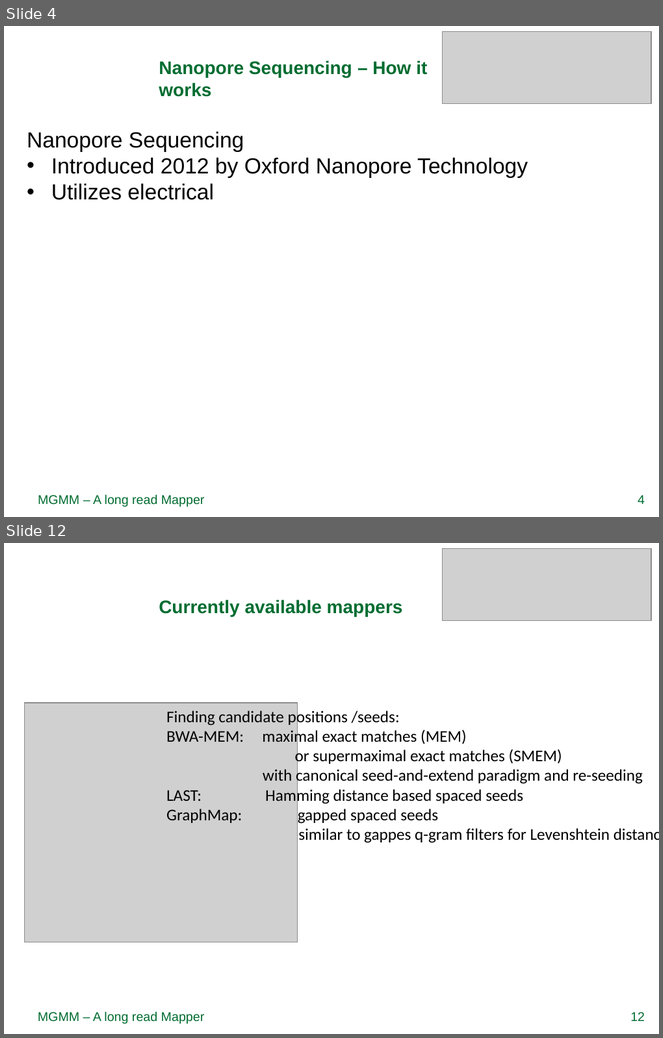
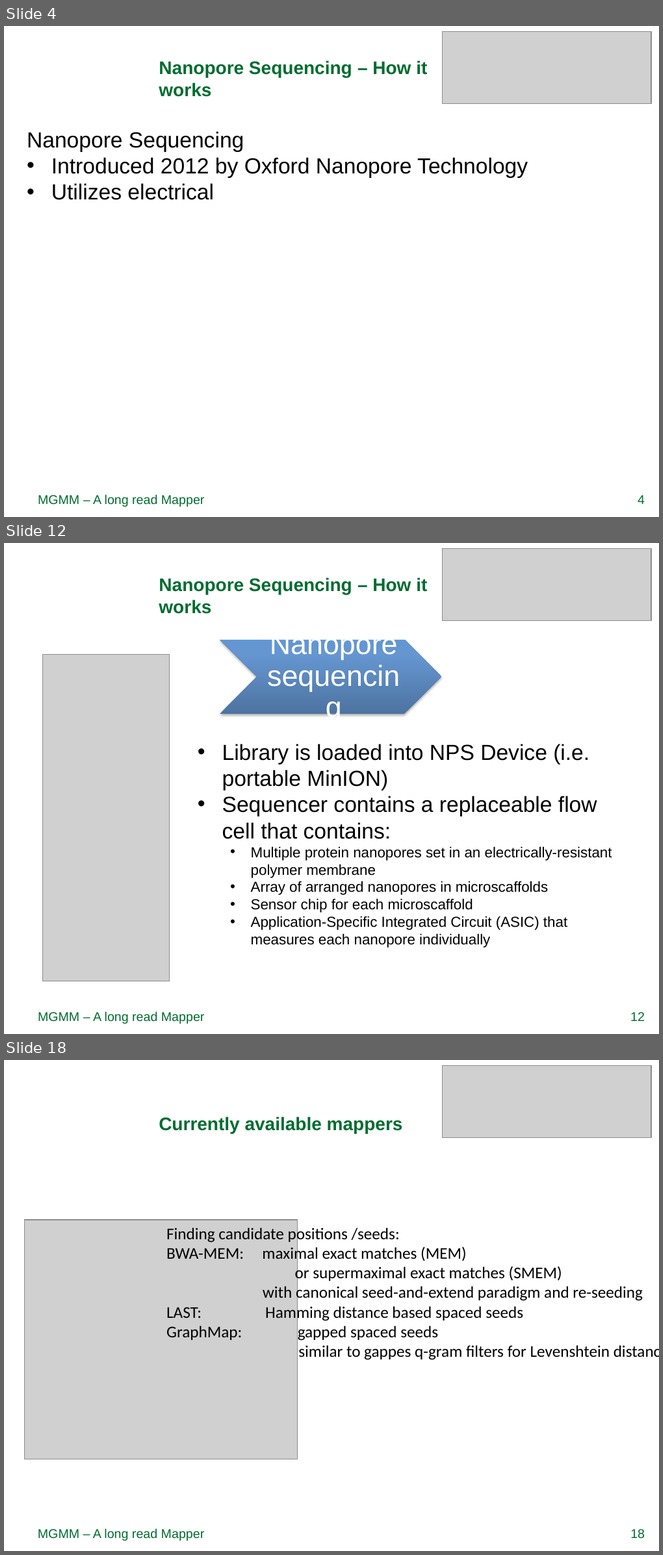
Before and after one commit to rfechtner/minions, a slide deck: Präsentation.pptx. Shown one above the other, each under a label of ours: slides 4 and 12 before the commit, slides 4, 12 and 18 after it; the slides between them are not shown. The pictures are 663x1038 and 663x1555 pixels, drawn with LibreOffice and Linux fonts; fonts in the diff are those of the drawing; grey boxes stand for pictures; background and template pictures are left out. Boxes give left, top, right and bottom in pixels: in the first picture for what was removed or moved away, otherwise in the second. Text is boxed around its words. In the diff, an @@ line names an element or a change of style, - is before the commit and + after.

```diff
--- a/Präsentation.pptx
+++ b/Präsentation.pptx
@@ slide 12 added at (4, 543, 659, 1034), background picture (left out) @@
@@ picture added at (442, 548, 651, 621) @@
@@ title added at (159, 577, 427, 614), 20 pt, text #006C30, bold @@
+Nanopore Sequencing – How it works
@@ group added at (90, 631, 604, 713): 3 texts, 1 chevron @@
+Library preparation
+Nanopore sequencing
+Analysis
@@ picture added at (42, 654, 170, 981) @@
@@ text added at (222, 744, 612, 948), 16 pt, text #000000 @@
+• Library is loaded into NPS Device (i.e. portable MinION)
+• Sequencer contains a replaceable flow cell that contains:
+  • Multiple protein nanopores set in an electrically-resistant polymer membrane
+  • Array of arranged nanopores in microscaffolds
+  • Sensor chip for each microscaffold
+  • Application-Specific Integrated Circuit (ASIC) that measures each nanopore individually
@@ text added at (38, 1012, 205, 1024), 14 pt, text #006C30 @@
+MGMM – A long read Mapper
@@ page number added at (631, 1012, 645, 1021), 14 pt, text #006C30 @@
+12
@@ what was slide 12 is now slide 18 @@
@@ page number at (631, 1529, 645, 1539): text changed @@
-12
+18
```
Also in this commit, not shown: 8 slides changed, 6 other slides added, 1 slide removed.
